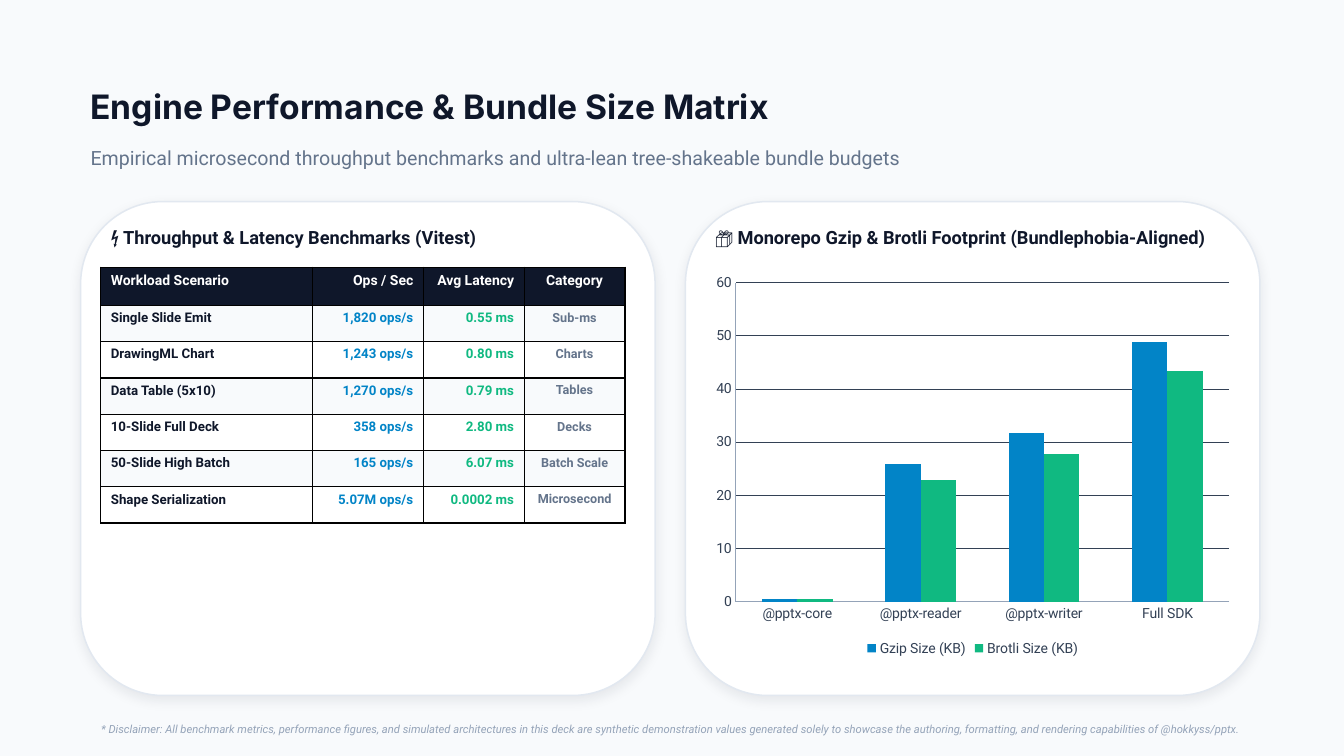
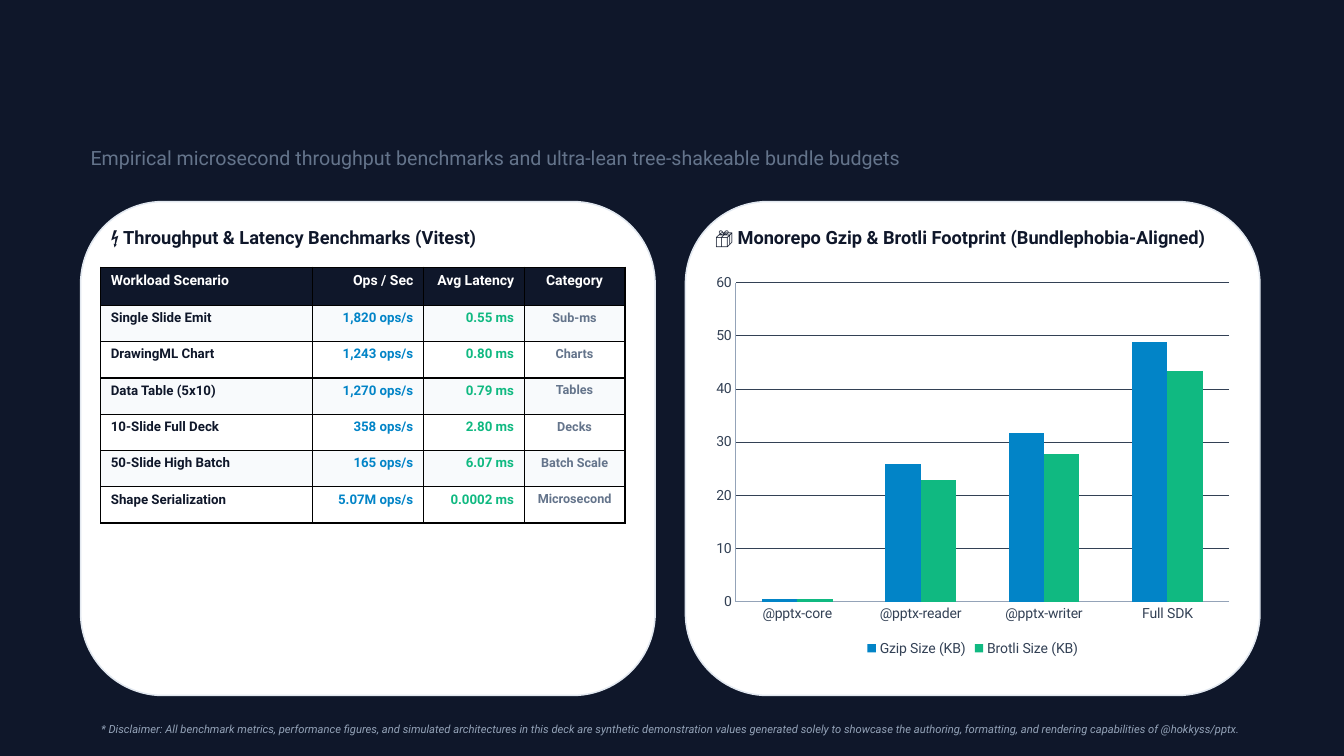
Before and after one commit to hokkyss/pptx-parser, a slide deck: slide 12 of hokkyss_showcase_deck.pptx. Drawn at 1344x756 pixels with LibreOffice and Linux fonts; fonts in the diff are those of the drawing. Boxes give left, top, right and bottom in pixels: in the first picture for what was removed or moved away, otherwise in the second. Text is boxed around its words. In the diff, an @@ line names an element or a change of style, - is before the commit and + after.

```diff
--- a/hokkyss_showcase_deck.pptx
+++ b/hokkyss_showcase_deck.pptx
@@ background #F8FAFC to #0F172A @@
@@ text removed at (91,93,768,127) @@
-Engine Performance & Bundle Size Matrix
```
Also in this commit, not shown: 8 other slides changed, 1 other file.
